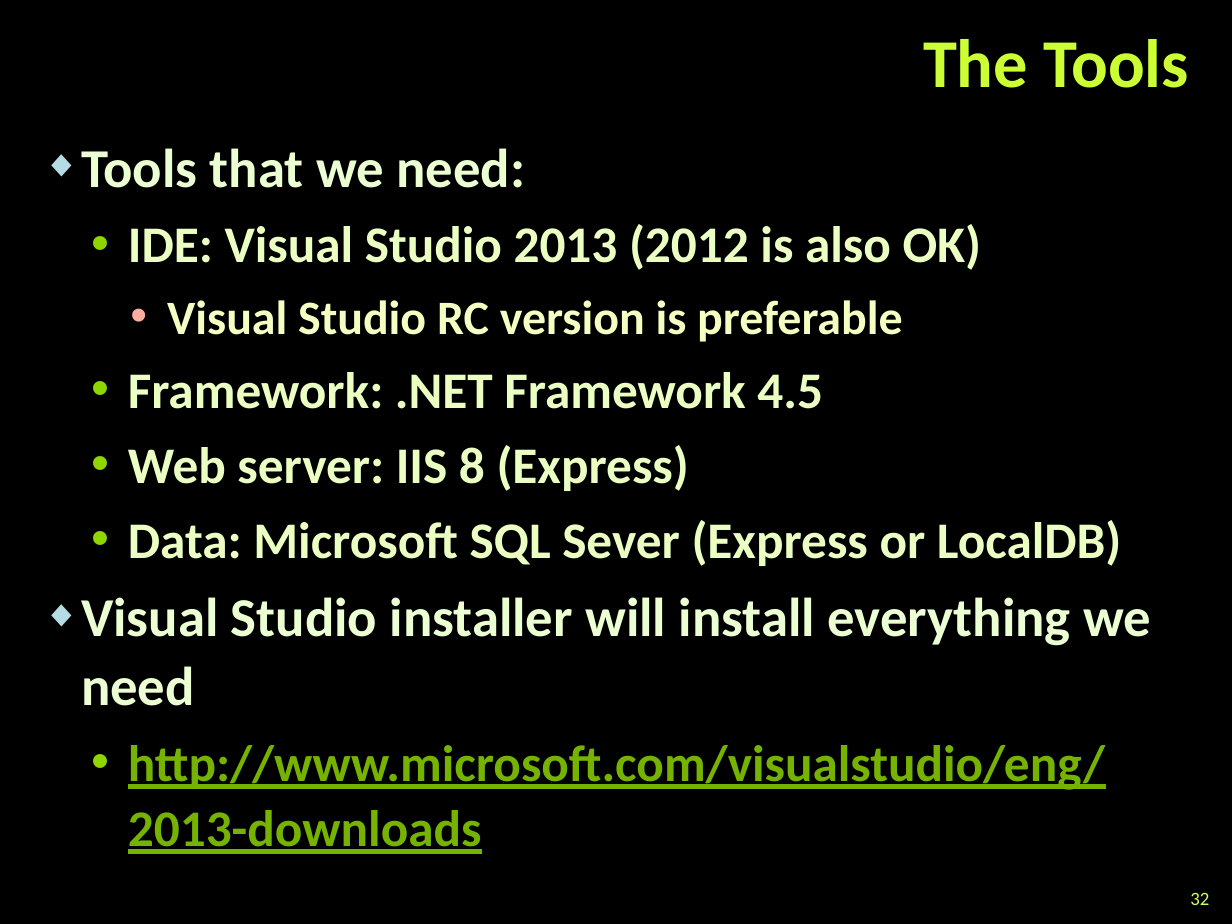
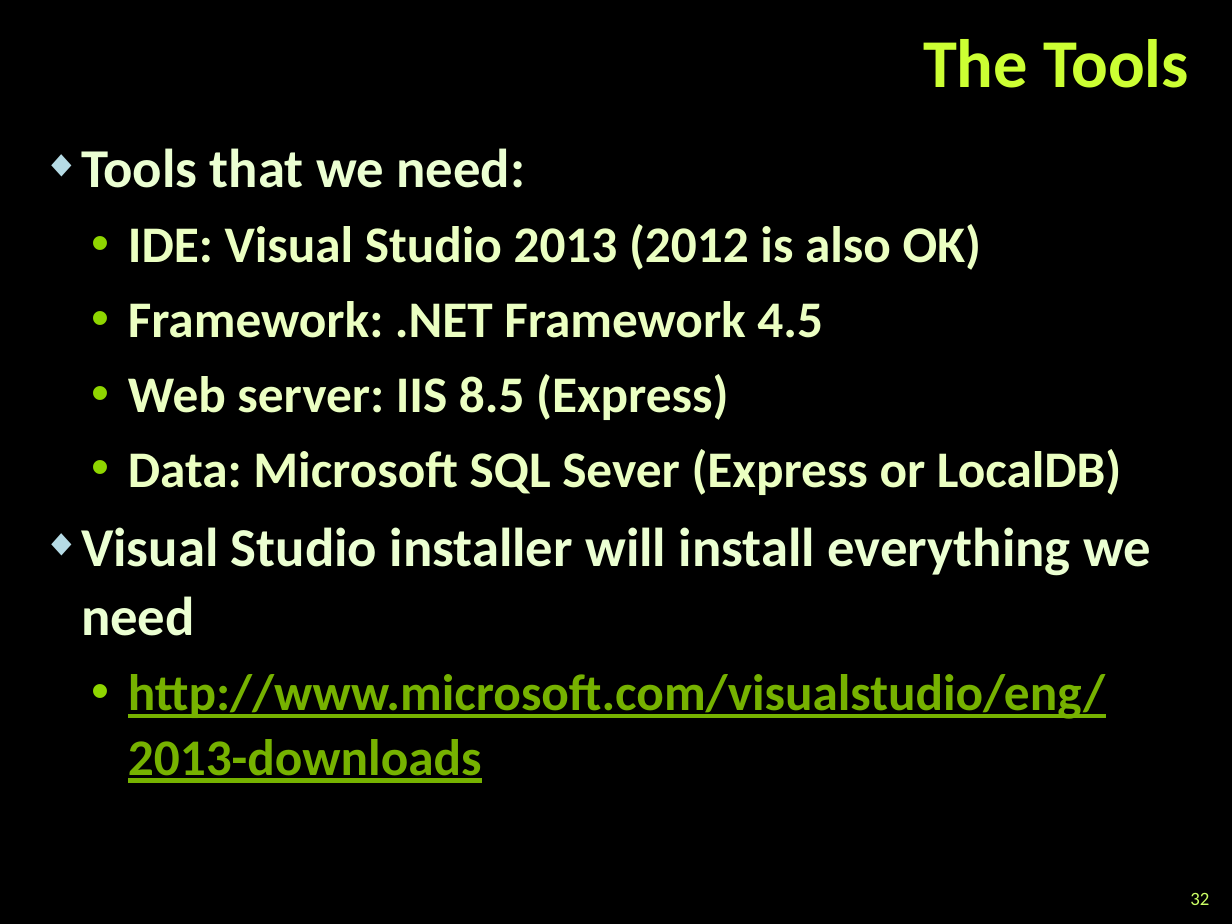
Before and after one commit to martin-nikolov/Telerik-Academy, a slide deck: slide 32 of ASP.NET MVC/01. Introduction to ASP.NET MVC/Introduction-to-ASP.NET-MVC.pptx. Drawn at 1232x924 pixels with LibreOffice and Linux fonts; fonts in the diff are those of the drawing; background and template pictures are left out. Boxes give left, top, right and bottom in pixels: in the first picture for what was removed or moved away, otherwise in the second. Text is boxed around its words. In the diff, an @@ line names an element or a change of style, - is before the commit and + after.

```diff
--- a/ASP.NET MVC/01. Introduction to ASP.NET MVC/Introduction-to-ASP.NET-MVC.pptx
+++ b/ASP.NET MVC/01. Introduction to ASP.NET MVC/Introduction-to-ASP.NET-MVC.pptx
@@ text at box(167, 300, 902, 342): paragraph removed @@
-    • Visual Studio RC version is preferable
@@ text at box(128, 374, 728, 420): text changed @@
-  • Web server: IIS 8 (Express)
+  • Web server: IIS 8.5 (Express)
```
Also in this commit, not shown: 6 other slides changed, 19 other files.
